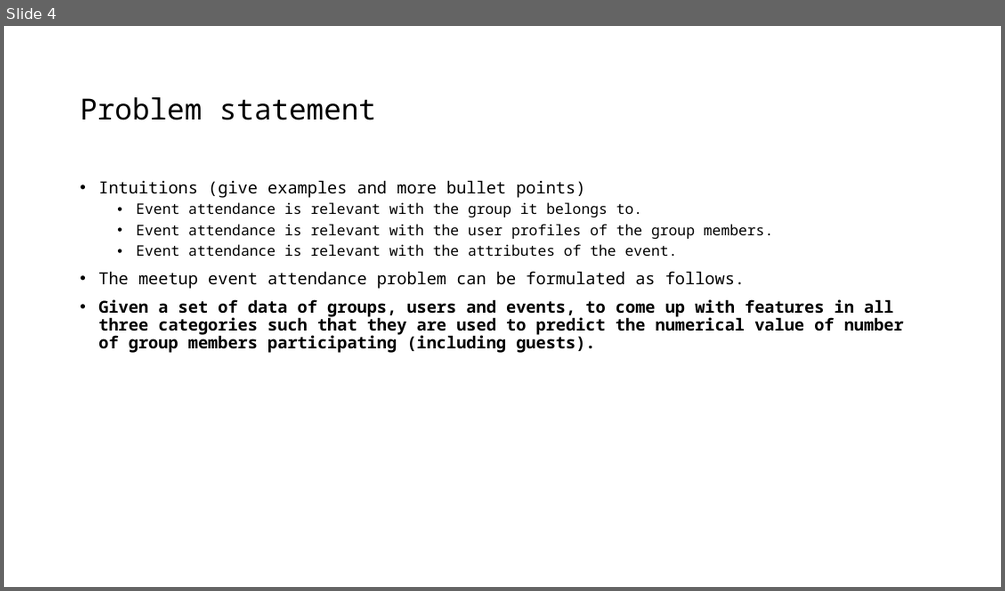
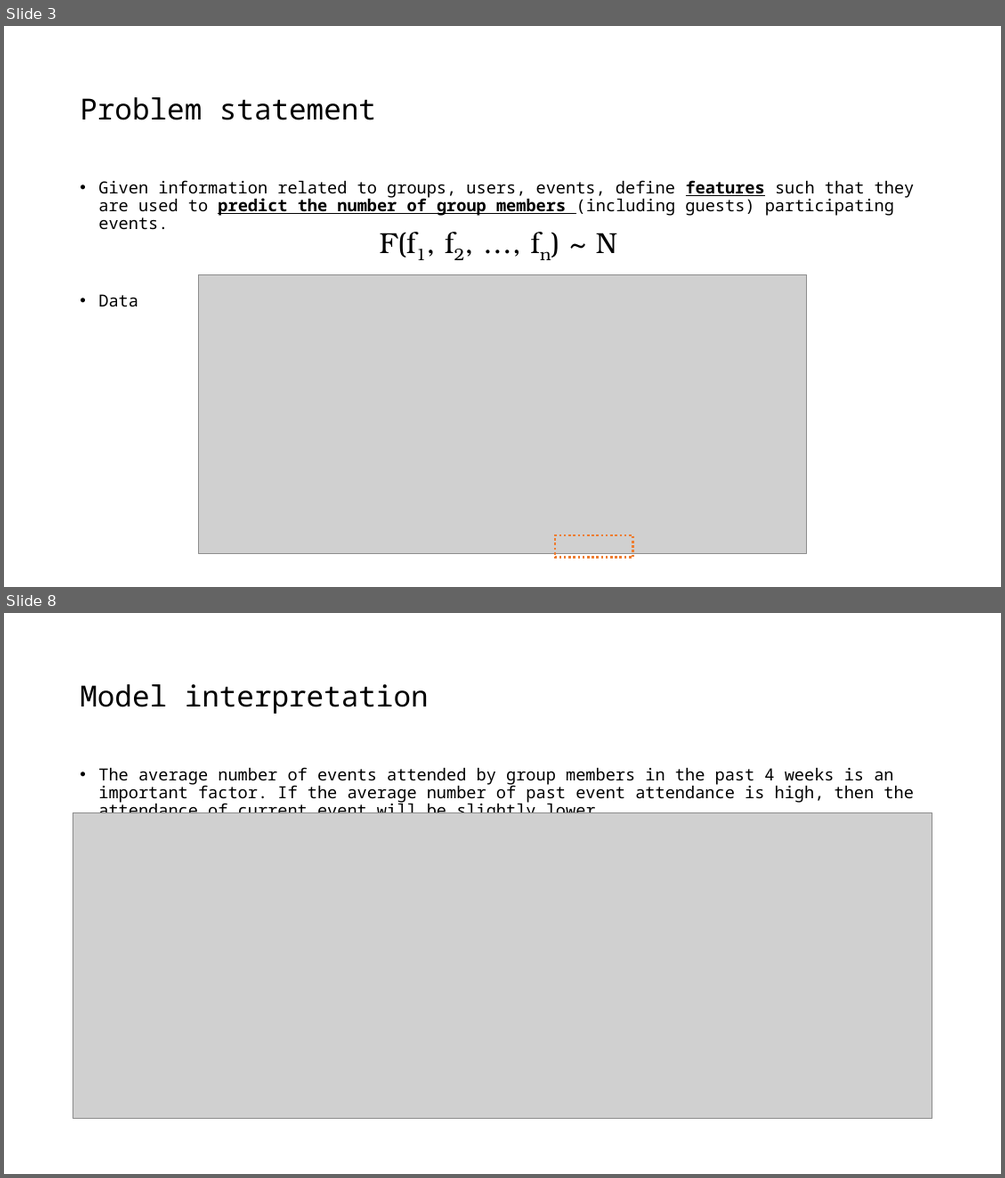
Before and after one commit to joyceXD/meetup-attendence-pred, a slide deck: presentation/meetup-attendance-prediction.pptx. Shown one above the other, each under a label of ours: slide 4 before the commit, slides 3 and 8 after it; the slides between them are not shown. The pictures are 1005x591 and 1005x1178 pixels, drawn with LibreOffice and Linux fonts; fonts in the diff are those of the drawing; grey boxes stand for pictures. Boxes give left, top, right and bottom in pixels: in the first picture for what was removed or moved away, otherwise in the second. Text is boxed around its words. In the diff, an @@ line names an element or a change of style, - is before the commit and + after.

Commit message:
Finalize model.

```diff
--- a/presentation/meetup-attendance-prediction.pptx
+++ b/presentation/meetup-attendance-prediction.pptx
@@ slide 8 added at [4,613,1001,1174], background #FFFFFF @@
@@ title added at [80,684,429,714], 28 pt, text #000000 @@
+Model interpretation
@@ text added at [98,767,914,813], 16 pt, text #000000 @@
+• The average number of events attended by group members in the past 4 weeks is an important factor. If the average number of past event attendance is high, then the attendance of current event will be slightly lower.
@@ picture added at [73,812,933,1118] @@
@@ what was slide 4 is now slide 3 @@
@@ slide 3 changed as well @@
@@ text at [98,180,914,306]: text changed @@
-• Intuitions (give examples and more bullet points)
-  • Event attendance is relevant with the group it belongs to.
-  • Event attendance is relevant with the user profiles of the group members.
-  • Event attendance is relevant with the attributes of the event.
-• The meetup event attendance problem can be formulated as follows.
-• Given a set of data of groups, users and events, to come up with features in all three categories such that they are used to predict the numerical value of number of group members participating (including guests).
+• Given information related to groups, users, events, define features such that they are used to predict the number of group members (including guests) participating events.
+• Data
@@ text added at [380,232,550,260], 28 pt, text #000000 @@
+F(f1, f2, …, fn) ~ N
@@ picture added at [198,274,807,553] @@
@@ rectangle added at [555,535,633,557], outline #ED7D31 2.25 pt dashed @@
```
Also in this commit, not shown: 3 other slides changed, 9 other slides added, 3 slides removed, 28 other files.
